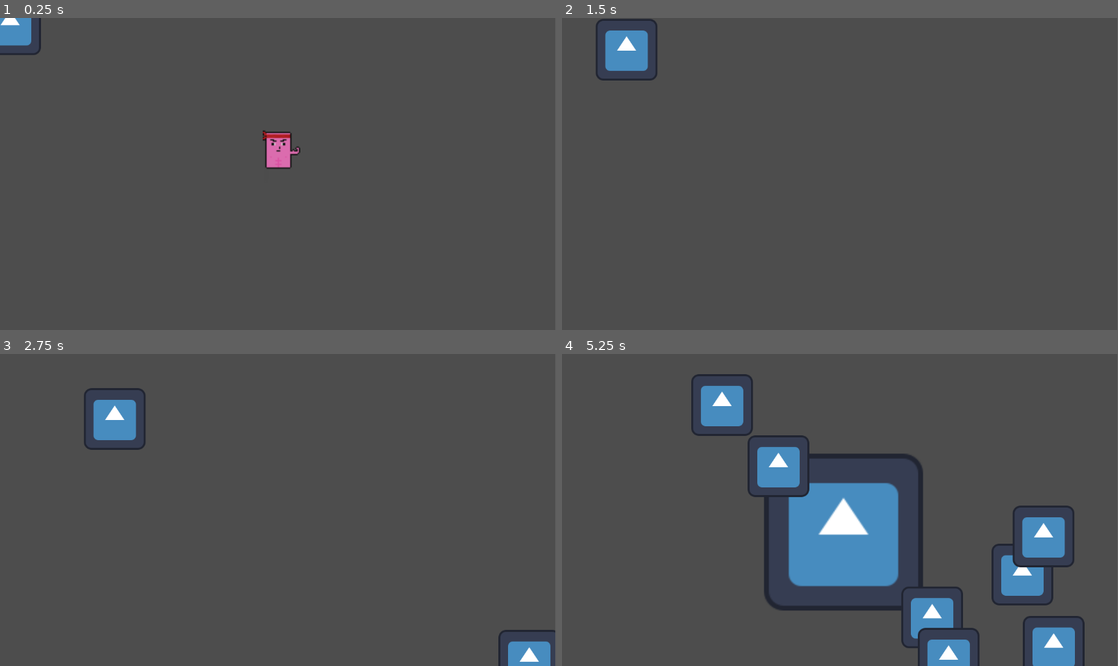
Above: before the commit, frames 1-4 (two rows, left to right).
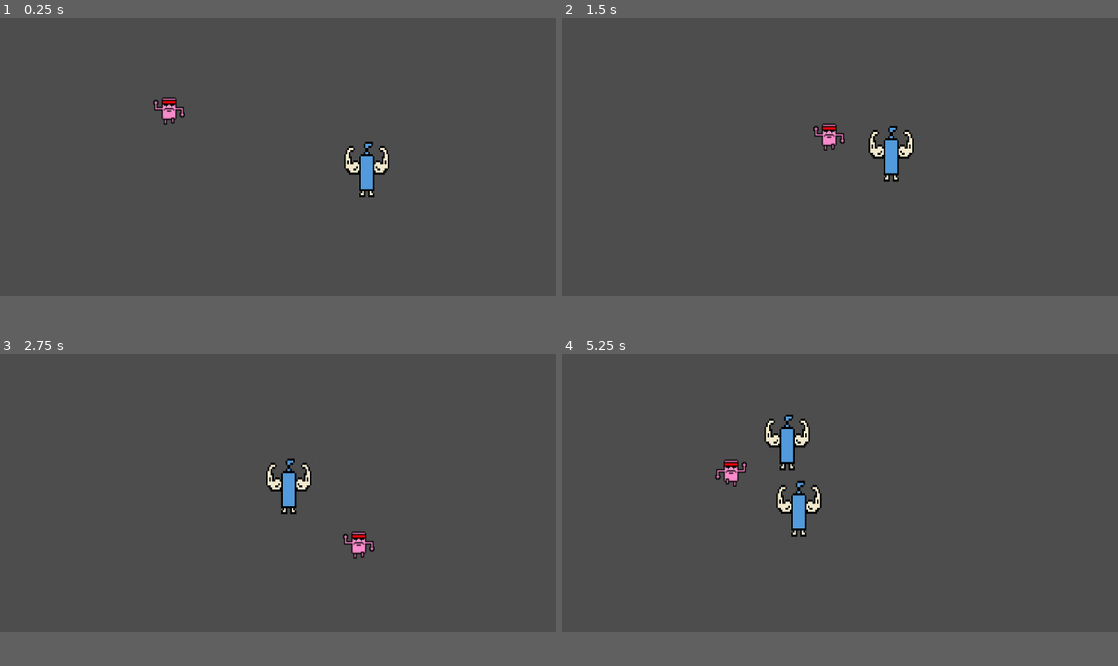
Above: after the commit, the same moments.

Repository: Tibo3103/BagarreBaignoire
Game: Godot game, scene res://main.tscn
Same seed, same stepped clock (60 frames per second), same inputs: the game is played once before the commit and once after it. The engine's default icon, where the game draws it, is replaced by a stand-in: a white triangle on a blue panel in a dark square.
Inputs:
- Up to frame 1 (0.25 s): no input
- Up to frame 2 (1.5 s): hold D (move_right) 0.53-1.28 s; hold S (move_backward) from 1.28 s (still down)
- Up to frame 3 (2.75 s): release S (move_backward) at 2.03 s; hold D (move_right) from 2.03 s (still down)
- Up to frame 4 (5.25 s): release D (move_right) at 2.78 s; hold W (move_forward) 2.78-3.53 s; hold A (move_left) 3.53-5.03 s; hold S (move_backward) from 5.03 s (still down)
The window is 799x449 before the commit and 800x400 after it. Grey fills any space a smaller window leaves; there, only what the larger window draws over its background counts as a difference.

The runs differ from the first frame. In frame 1, 2.2% of the frame differs, in the area x 0-71%, y 0-58%; in frame 2, 2.3%; in frame 3, 3.0%; in frame 4, 16%, in the area x 23-94%, y 6-100%.

Commit message:
Bulle projectile

Diff:
--- /dev/null
+++ b/bubulle.gd
@@ -0,0 +1,24 @@
+extends RigidBody2D
+
+@export var speed: float = 150
+var player
+var direction = Vector2.ZERO  # Initialisation par défaut
+
+func _ready():
+	# Récupère le joueur (s'assure qu'il existe)
+	player = get_parent().get_parent().get_node_or_null("Player")
+	if player:
+		# Calcule la direction vers le joueur
+		direction = (player.global_position - global_position).normalized()
+	else:
+		print("Le nœud 'Player' n'a pas été trouvé !")
+
+func _physics_process(delta):
+	if direction != Vector2.ZERO:
+		# Applique une force à l'objet pour qu'il se déplace dans la direction
+		# "Linear Velocity" est recommandé pour RigidBody2D
+		linear_velocity = direction * speed
+
+func _on_visible_on_screen_notifier_2d_screen_exited() -> void:
+	# Supprime l'objet lorsque celui-ci quitte l'écran
+	queue_free()
--- /dev/null
+++ b/bubulle.tscn
@@ -0,0 +1,48 @@
+[gd_scene load_steps=7 format=3 uid="uid://ueay085cicij"]
+
+[ext_resource type="Script" path="res://bubulle.gd" id="1_d73ut"]
+[ext_resource type="Texture2D" uid="uid://rju1acxw08vn" path="res://images/Bulle3.png" id="1_pt4hq"]
+[ext_resource type="Texture2D" uid="uid://d4mudfx6825ni" path="res://images/Bulle2.png" id="2_g4adm"]
+[ext_resource type="Texture2D" uid="uid://dtn2tsq5pbquc" path="res://images/Bulle1.png" id="3_inmid"]
+
+[sub_resource type="SpriteFrames" id="SpriteFrames_s6cjq"]
+animations = [{
+"frames": [{
+"duration": 1.0,
+"texture": ExtResource("1_pt4hq")
+}, {
+"duration": 1.0,
+"texture": ExtResource("2_g4adm")
+}, {
+"duration": 1.0,
+"texture": ExtResource("3_inmid")
+}, {
+"duration": 1.0,
+"texture": ExtResource("2_g4adm")
+}],
+"loop": true,
+"name": &"default",
+"speed": 5.0
+}]
+
+[sub_resource type="CircleShape2D" id="CircleShape2D_tqcxb"]
+radius = 9.0
+
+[node name="Bubulle" type="RigidBody2D"]
+script = ExtResource("1_d73ut")
+
+[node name="AnimatedSprite2D" type="AnimatedSprite2D" parent="."]
+position = Vector2(6, -4)
+scale = Vector2(0.75, 0.75)
+sprite_frames = SubResource("SpriteFrames_s6cjq")
+frame_progress = 0.305326
+
+[node name="CollisionShape2D" type="CollisionShape2D" parent="."]
+position = Vector2(6, -4)
+shape = SubResource("CircleShape2D_tqcxb")
+
+[node name="VisibleOnScreenNotifier2D" type="VisibleOnScreenNotifier2D" parent="."]
+position = Vector2(6, -4)
+scale = Vector2(0.3, 0.3)
+
+[connection signal="screen_exited" from="VisibleOnScreenNotifier2D" to="." method="_on_visible_on_screen_notifier_2d_screen_exited"]
--- a/main.tscn
+++ b/main.tscn
@@ -17,7 +17,7 @@
 [node name="Player" parent="." instance=ExtResource("1_iw1cx")]
 
 [node name="mobTimer" type="Timer" parent="."]
-wait_time = 0.5
+wait_time = 3.0
 
 [node name="startTimer" type="Timer" parent="."]
 wait_time = 2.0
--- a/player.tscn
+++ b/player.tscn
@@ -1,20 +1,17 @@
 [gd_scene load_steps=6 format=3 uid="uid://cbamkm1t8sl01"]
 
-[ext_resource type="Texture2D" uid="uid://dah1jiu0gltau" path="res://icon.svg" id="1_35kjq"]
 [ext_resource type="Script" path="res://joueur.gd" id="1_fgcnj"]
-[ext_resource type="Texture2D" uid="uid://c7yqsr8qc6ydp" path="res://images/Savon1test.png" id="2_wdrtk"]
+[ext_resource type="Texture2D" uid="uid://bf5vt11h78g11" path="res://images/sergent_savon_bas_1.png" id="2_mp88c"]
+[ext_resource type="Texture2D" uid="uid://c68yhn1n3c621" path="res://images/sergent_savon_bas_2.png" id="3_bkdmh"]
 
 [sub_resource type="SpriteFrames" id="SpriteFrames_jxko1"]
 animations = [{
 "frames": [{
 "duration": 1.0,
-"texture": ExtResource("2_wdrtk")
+"texture": ExtResource("2_mp88c")
 }, {
 "duration": 1.0,
-"texture": null
-}, {
-"duration": 1.0,
-"texture": ExtResource("1_35kjq")
+"texture": ExtResource("3_bkdmh")
 }],
 "loop": true,
 "name": &"default",
@@ -22,18 +19,19 @@
 }]
 
 [sub_resource type="RectangleShape2D" id="RectangleShape2D_qn2oc"]
-size = Vector2(74, 77)
+size = Vector2(83.0115, 67.9486)
 
 [node name="joueur" type="Area2D"]
-position = Vector2(450, 271)
+position = Vector2(511, 273)
 script = ExtResource("1_fgcnj")
 
 [node name="AnimatedSprite2D" type="AnimatedSprite2D" parent="."]
-position = Vector2(134, 19)
-scale = Vector2(2.58128, 2.5464)
+position = Vector2(6.00002, -0.999997)
+scale = Vector2(3.22397, 3.60653)
 sprite_frames = SubResource("SpriteFrames_jxko1")
 
 [node name="CollisionShape2D" type="CollisionShape2D" parent="."]
-position = Vector2(134, 9)
-scale = Vector2(-1.18056, -1.4717)
+position = Vector2(5, 5)
+rotation = -3.14159
+scale = Vector2(1.18056, 1.4717)
 shape = SubResource("RectangleShape2D_qn2oc")
--- a/pouce-pouce.gd
+++ b/pouce-pouce.gd
@@ -1,4 +1,5 @@
 extends RigidBody2D
+@export var bubulle_scene: PackedScene
 
 @export var speed: float = 100.0  # Vitesse de déplacement de l'ennemi
 
@@ -15,3 +16,10 @@
 func _on_visible_on_screen_notifier_2d_screen_exited():
 	# Supprime l'ennemi s'il quitte l'écran
 	queue_free()
+func _on_bubulle_timer_timeout():
+	if bubulle_scene==null:
+		push_error("bubulle_scene is not assigned")
+		return
+	var bubulle = bubulle_scene.instantiate()
+	bubulle.position=position
+	add_child(bubulle)
--- a/pouce_pouce.tscn
+++ b/pouce_pouce.tscn
@@ -1,13 +1,14 @@
-[gd_scene load_steps=5 format=3 uid="uid://bmjqmn5peipua"]
+[gd_scene load_steps=6 format=3 uid="uid://bmjqmn5peipua"]
 
 [ext_resource type="Script" path="res://pouce-pouce.gd" id="1_osfyv"]
-[ext_resource type="Texture2D" uid="uid://dah1jiu0gltau" path="res://icon.svg" id="2_vyc3y"]
+[ext_resource type="Texture2D" uid="uid://gd58o62hldin" path="res://images/pousspoussver1.png" id="2_cjs33"]
+[ext_resource type="PackedScene" uid="uid://ueay085cicij" path="res://bubulle.tscn" id="3_4r67e"]
 
 [sub_resource type="SpriteFrames" id="SpriteFrames_nbppq"]
 animations = [{
 "frames": [{
 "duration": 1.0,
-"texture": ExtResource("2_vyc3y")
+"texture": ExtResource("2_cjs33")
 }],
 "loop": true,
 "name": &"pouce-pouce",
@@ -15,9 +16,10 @@
 }]
 
 [sub_resource type="RectangleShape2D" id="RectangleShape2D_bfqg8"]
-size = Vector2(129, 124)
+size = Vector2(149.25, 176)
 
 [node name="pouce-pouce" type="RigidBody2D"]
+position = Vector2(1518, 636)
 collision_mask = 0
 gravity_scale = 0.0
 script = ExtResource("1_osfyv")
@@ -25,13 +27,22 @@
 
 [node name="AnimatedSprite2D" type="AnimatedSprite2D" parent="."]
 texture_filter = 1
+position = Vector2(-373, -173.5)
+scale = Vector2(4.6, 6.3)
 sprite_frames = SubResource("SpriteFrames_nbppq")
 animation = &"pouce-pouce"
 
 [node name="CollisionShape2D" type="CollisionShape2D" parent="."]
-position = Vector2(0.5, -1)
+position = Vector2(-373, -169)
 shape = SubResource("RectangleShape2D_bfqg8")
 
 [node name="VisibleOnScreenNotifier2D" type="VisibleOnScreenNotifier2D" parent="."]
+position = Vector2(-373.5, -168)
+scale = Vector2(7.35, 9)
+
+[node name="TimerBubulle" type="Timer" parent="."]
+
+[node name="Bubulle" parent="." instance=ExtResource("3_4r67e")]
+position = Vector2(-372, -174)
 
 [connection signal="screen_exited" from="VisibleOnScreenNotifier2D" to="." method="_on_visible_on_screen_notifier_2d_screen_exited"]
--- a/project.godot
+++ b/project.godot
@@ -12,29 +12,34 @@
 
 config/name="Gamejam_2025"
 run/main_scene="res://main.tscn"
-config/features=PackedStringArray("4.2", "GL Compatibility")
+config/features=PackedStringArray("4.3", "GL Compatibility")
 config/icon="res://icon.svg"
+
+[display]
+
+window/size/viewport_width=1700
+window/size/viewport_height=850
 
 [input]
 
 move_right={
 "deadzone": 0.5,
-"events": [Object(InputEventKey,"resource_local_to_scene":fa …(172 unchanged characters)… eycode":68,"key_label":0,"unicode":100,"echo":false,"script":null)
+"events": [Object(InputEventKey,"resource_local_to_scene":fa …(172 unchanged characters)… eycode":68,"key_label":0,"unicode":100,"location":0,"echo":false,"script":null)
 ]
 }
 move_left={
 "deadzone": 0.5,
-"events": [Object(InputEventKey,"resource_local_to_scene":fa …(172 unchanged characters)… eycode":65,"key_label":0,"unicode":113,"echo":false,"script":null)
+"events": [Object(InputEventKey,"resource_local_to_scene":fa …(172 unchanged characters)… eycode":65,"key_label":0,"unicode":113,"location":0,"echo":false,"script":null)
 ]
 }
 move_forward={
 "deadzone": 0.5,
-"events": [Object(InputEventKey,"resource_local_to_scene":fa …(172 unchanged characters)… eycode":87,"key_label":0,"unicode":122,"echo":false,"script":null)
+"events": [Object(InputEventKey,"resource_local_to_scene":fa …(172 unchanged characters)… eycode":87,"key_label":0,"unicode":122,"location":0,"echo":false,"script":null)
 ]
 }
 move_backward={
 "deadzone": 0.5,
-"events": [Object(InputEventKey,"resource_local_to_scene":fa …(172 unchanged characters)… eycode":83,"key_label":0,"unicode":115,"echo":false,"script":null)
+"events": [Object(InputEventKey,"resource_local_to_scene":fa …(172 unchanged characters)… eycode":83,"key_label":0,"unicode":115,"location":0,"echo":false,"script":null)
 ]
 }
 
Not shown, added: images/sergent_savon_bas_1.png.import
Not shown, added: images/sergent_savon_bas_2.png.import
Not shown, added: images/sergent_savon_base.png.import
